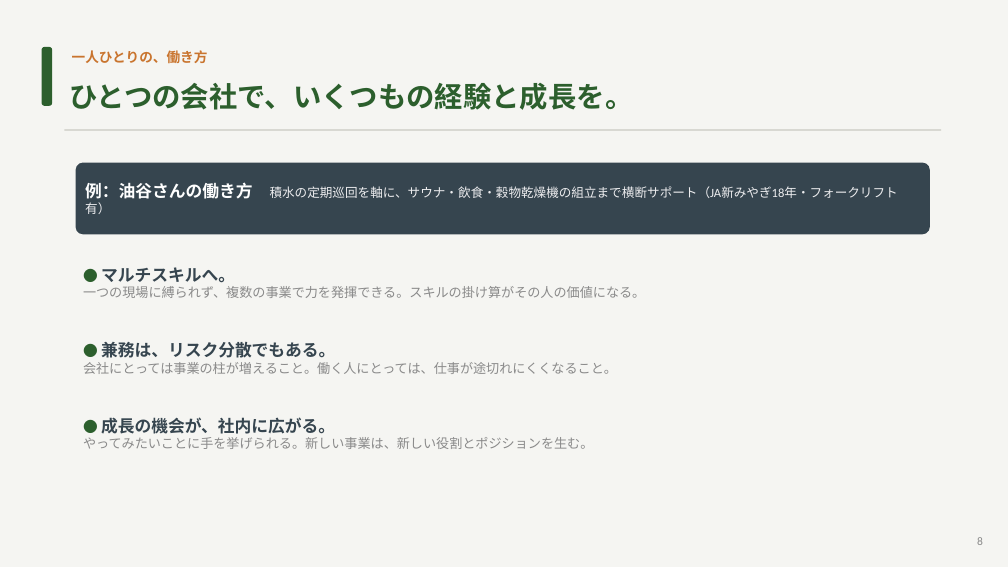
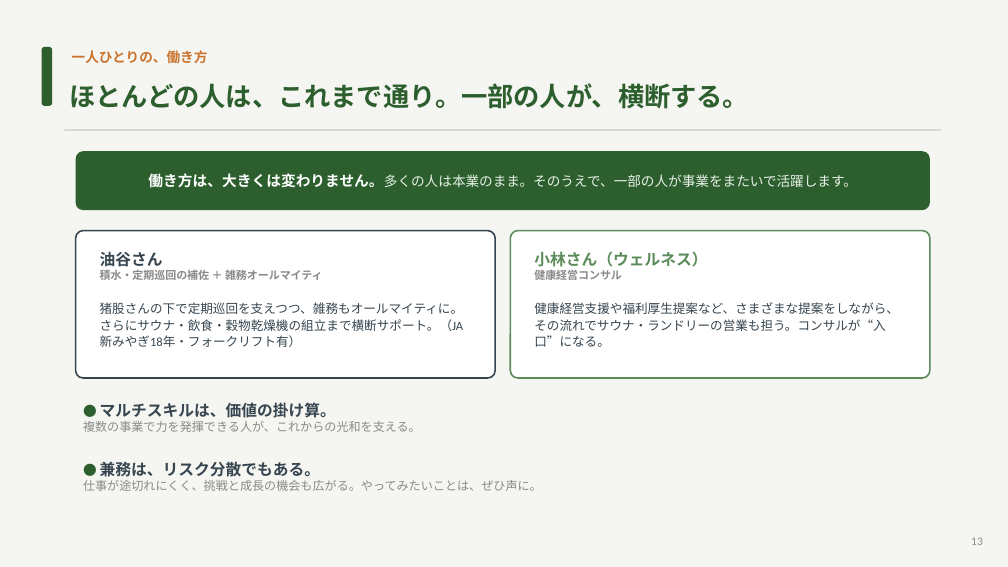
Before and after one commit to hiroaki-hab/test-repo-my-first-codex-smart-support-dev, a slide deck: slide 13 of 光和工業_ビジョン資料.pptx (slide 8 before the commit). Drawn at 1008x567 pixels with LibreOffice and Linux fonts; fonts in the diff are those of the drawing. Boxes give left, top, right and bottom in pixels: in the first picture for what was removed or moved away, otherwise in the second. Text is boxed around its words. In the diff, an @@ line names an element or a change of style, - is before the commit and + after.

```diff
--- a/光和工業_ビジョン資料.pptx
+++ b/光和工業_ビジョン資料.pptx
@@ text at bbox=[69, 83, 749, 109]: text changed; size 27 to 25 pt @@
-ひとつの会社で、いくつもの経験と成長を。
+ほとんどの人は、これまで通り。一部の人が、横断する。
@@ rounded rectangle removed at bbox=[76, 163, 930, 234] @@
-例：油谷さんの働き方 積水の定期巡回を軸に、サウナ・飲食・穀物乾燥機の組立まで横断サポート（JA新みやぎ18年・フォークリフト有）
@@ rounded rectangle added at bbox=[76, 151, 930, 210], fill #2C5F2D, 13 pt, text #E6F0E6 @@
+働き方は、大きくは変わりません。多くの人は本業のまま。そのうえで、一部の人が事業をまたいで活躍します。
@@ rounded rectangle added at bbox=[76, 231, 495, 378], fill #FFFFFF, outline #36454F 1.5 pt @@
@@ rounded rectangle added at bbox=[510, 231, 930, 378], fill #FFFFFF, outline #5B8C5A 1.5 pt @@
@@ text "油谷さん" at bbox=[100, 251, 323, 280]: vertical alignment top to middle @@
@@ text at bbox=[100, 251, 323, 280]: text changed; size 12.5 to 10.5 pt; bold on @@
-● マルチスキルへ。
-一つの現場に縛られず、複数の事業で力を発揮できる。スキルの掛け算がその人の価値になる。
+油谷さん
+積水・定期巡回の補佐 ＋ 雑務オールマイティ
@@ text added at bbox=[534, 251, 707, 280], 15 pt, text #5B8C5A, bold @@
+小林さん（ウェルネス）
+健康経営コンサル
@@ text at bbox=[100, 302, 464, 347]: text changed; size 12.5 to 12 pt; text colour #8A8A8A to #36454F @@
-● 兼務は、リスク分散でもある。
-会社にとっては事業の柱が増えること。働く人にとっては、仕事が途切れにくくなること。
+猪股さんの下で定期巡回を支えつつ、雑務もオールマイティに。さらにサウナ・飲食・穀物乾燥機の組立まで横断サポート。（JA新みやぎ18年・フォークリフト有）
@@ text added at bbox=[534, 302, 899, 347], 12 pt, text #36454F @@
+健康経営支援や福利厚生提案など、さまざまな提案をしながら、その流れでサウナ・ランドリーの営業も担う。コンサルが“入口”になる。
@@ text added at bbox=[83, 402, 421, 432], 11.5 pt, text #8A8A8A @@
+● マルチスキルは、価値の掛け算。
+複数の事業で力を発揮できる人が、これからの光和を支える。
@@ text at bbox=[83, 461, 542, 491]: text changed; size 12.5 to 11.5 pt @@
-● 成長の機会が、社内に広がる。
-やってみたいことに手を挙げられる。新しい事業は、新しい役割とポジションを生む。
+● 兼務は、リスク分散でもある。
+仕事が途切れにくく、挑戦と成長の機会も広がる。やってみたいことは、ぜひ声に。
@@ text at bbox=[971, 537, 983, 545]: text changed @@
-8
+13
```
Also in this commit, not shown: 9 other slides changed, 5 slides added, 2 slides removed, 19 other files.
